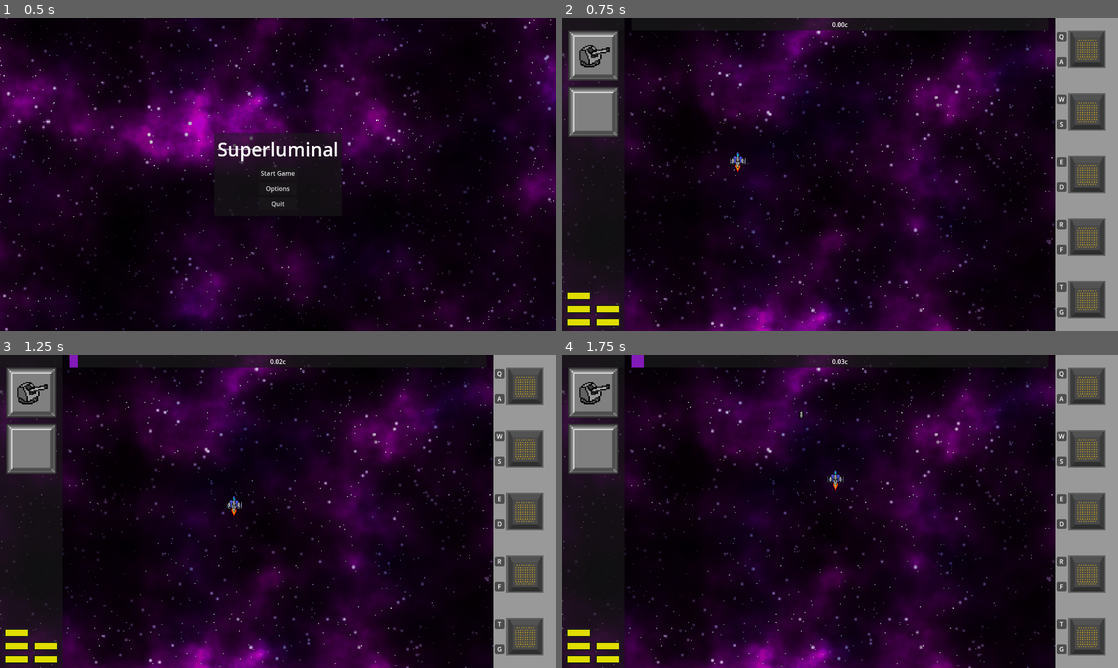
Above: before the commit, frames 1-4 (two rows, left to right).
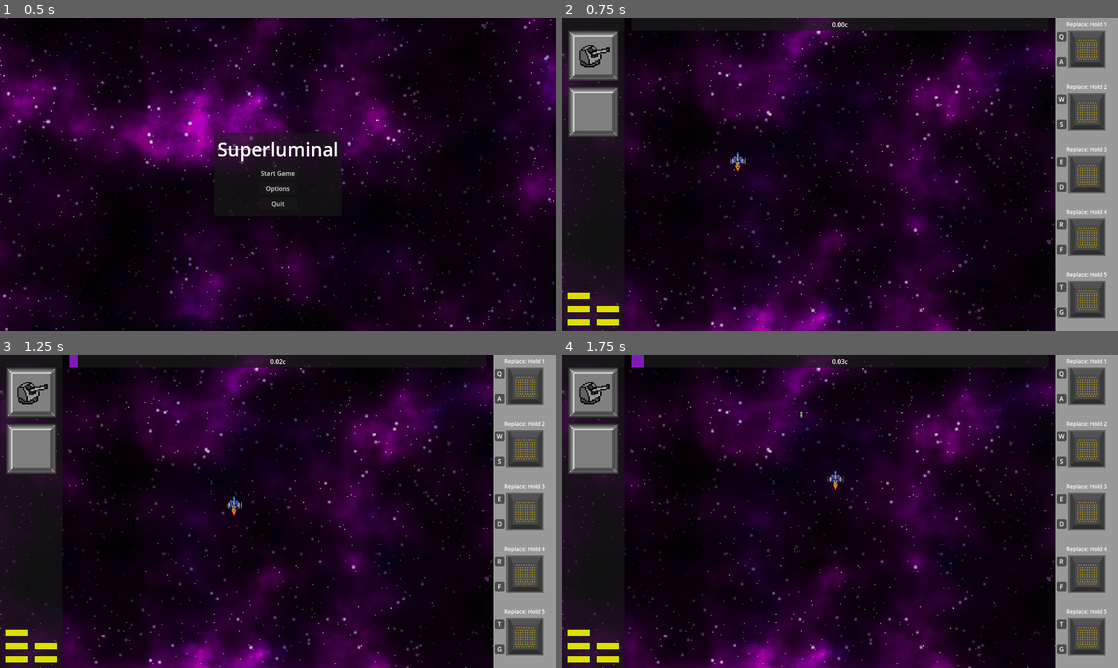
Above: after the commit, the same moments.

Repository: DigitsCodeCompendium/game.MJ198
Game: Godot game, scene res://scenes/title_screen/title_screen.tscn
Same seed, same stepped clock (60 frames per second), same inputs: the game is played once before the commit and once after it. The engine's default icon, where the game draws it, is replaced by a stand-in: a white triangle on a blue panel in a dark square.
Inputs (mouse positions are in pixels of both pictures, inside the frame that each line leads up to):
- Up to frame 1 (0.5 s): no input
- Up to frame 2 (0.75 s): click "Start Game" at 0.5 s
- Up to frame 3 (1.25 s): no input
- Up to frame 4 (1.75 s): click (1062, 373) at 1.27 s

Frame 1 is identical in both runs. In frame 2, 0.2% of the frame differs, in the area x 90-98%, y 1-84%; in frame 3, 0.2%; in frame 4, 0.2%.
Error in both runs: Invalid access to property or key 'volume_music' on a base object of type 'Dictionary'. (res://scenes/player_options.gd:22)

Commit message:
Discarding module progress is now shown on UI

Diff:
--- a/scenes/systems/modules/module_insertion_system.gd
+++ b/scenes/systems/modules/module_insertion_system.gd
@@ -85,10 +85,15 @@
 			_discard_progress[i] = _discard_progress[i] + delta if _discard_progress[i] != null else delta
 			if _discard_progress[i] > discard_time:
 				_replace_module(i)
+				UiEventBus.emit_signal("module_discard_progress", i, 0)
 				UiEventBus.emit_signal("module_pending_applied", i, _pending_module)
 				_reset_pending_module()
+			else:
+				UiEventBus.emit_signal("module_discard_progress", i, discard_progress[i] / discard_time)
 		else:
-			_discard_progress[i] = null
+			if _discard_progress[i] != null:
+				_discard_progress[i] = null
+				UiEventBus.emit_signal("module_discard_progress", i, 0)
 
 func _process_discard_pending(delta: float):
 	if _pending_module != null:
--- a/scenes/user_interface/module/module.gd
+++ b/scenes/user_interface/module/module.gd
@@ -29,14 +29,21 @@
 @onready var mod_background = get_node("%ModuleBackground")
 @onready var increase_power_label: Label = %IncreasePowerLabel
 @onready var decrease_power_label: Label = %DecreasePowerLabel
+@onready var discard_label = %DiscardLabel
+@onready var discard_progress_bar: ProgressBar = %DiscardProgressBar
 
+var _slot_index: int
 
 
 func set_slot(slot: int):
+	_slot_index = slot
 	var increase_power_binding = InputMap.action_get_events("power_up_module_%d" % (slot + 1))[0]
 	var decrease_power_binding = InputMap.action_get_events("power_down_module_%d" % (slot + 1))[0]
+	var discard_binding = InputMap.action_get_events("discard_module_%d" % (slot + 1))[0]
+	# Super hacky way to get a simplified binding, can't be bothered to figure out how do it properly
 	increase_power_label.text = increase_power_binding.as_text().substr(0, 1)
 	decrease_power_label.text = decrease_power_binding.as_text().substr(0, 1)
+	discard_label.text = "Replace: Hold %s" % discard_binding.as_text().substr(0, 1)
 
 func update_module(mod: ModuleSlot) -> void:
 	print("received module update")
@@ -88,3 +95,10 @@
 					pip.texture = empty_upgrade_tex
 				upgrade_container.add_child(pip)
 			upgrade_max_label.visible = false
+
+func update_discard_progress(progress: float):
+	if progress == null:
+		discard_progress_bar.visible = false
+	else:
+		discard_progress_bar.visible = true
+		discard_progress_bar.value = progress
--- a/scenes/user_interface/module/module.tscn
+++ b/scenes/user_interface/module/module.tscn
@@ -10,10 +10,23 @@
 [sub_resource type="SystemFont" id="SystemFont_i6xls"]
 subpixel_positioning = 0
 
+[sub_resource type="LabelSettings" id="LabelSettings_m75gb"]
+font_size = 14
+
 [sub_resource type="LabelSettings" id="LabelSettings_i6xls"]
 font_size = 12
 outline_size = 1
 outline_color = Color(0, 0, 0, 1)
+
+[sub_resource type="StyleBoxEmpty" id="StyleBoxEmpty_i6xls"]
+
+[sub_resource type="StyleBoxFlat" id="StyleBoxFlat_m75gb"]
+content_margin_left = 2.0
+content_margin_top = 2.0
+content_margin_right = 2.0
+content_margin_bottom = 2.0
+bg_color = Color(1, 0, 0, 0.4)
+corner_detail = 6
 
 [node name="Module" type="Control"]
 custom_minimum_size = Vector2(160, 160)
@@ -71,6 +84,18 @@
 unique_name_in_owner = true
 layout_mode = 2
 text = "A"
+
+[node name="DiscardLabel" type="Label" parent="."]
+unique_name_in_owner = true
+layout_mode = 1
+anchors_preset = 10
+anchor_right = 1.0
+offset_bottom = 32.0
+grow_horizontal = 2
+text = "Discard: Hold 1"
+label_settings = SubResource("LabelSettings_m75gb")
+horizontal_alignment = 1
+vertical_alignment = 1
 
 [node name="ModuleContainer" type="CenterContainer" parent="."]
 layout_mode = 1
@@ -164,3 +189,19 @@
 text = "MAX!"
 label_settings = SubResource("LabelSettings_i6xls")
 vertical_alignment = 2
+
+[node name="DiscardProgressBar" type="ProgressBar" parent="."]
+unique_name_in_owner = true
+visible = false
+z_index = 1
+layout_mode = 1
+anchors_preset = 15
+anchor_right = 1.0
+anchor_bottom = 1.0
+grow_horizontal = 2
+grow_vertical = 2
+theme_override_styles/background = SubResource("StyleBoxEmpty_i6xls")
+theme_override_styles/fill = SubResource("StyleBoxFlat_m75gb")
+max_value = 1.0
+value = 0.5
+show_percentage = false
--- a/scenes/user_interface/module/modules.gd
+++ b/scenes/user_interface/module/modules.gd
@@ -6,9 +6,14 @@
 
 # Called when the node enters the scene tree for the first time.
 func _ready() -> void:
-	UiEventBus.connect("module_updated",_on_module_updated)
+	UiEventBus.connect("module_updated", _on_module_updated)
+	UiEventBus.connect("module_discard_progress", _on_module_discard_progress)
+
 	for i in len(modules):
 		modules[i].set_slot(i)
 
 func _on_module_updated(slot:int, mod:ModuleSlot) -> void:
 	modules[slot].update_module(mod)
+
+func _on_module_discard_progress(slot: int, progress: float):
+	modules[slot].update_discard_progress(progress)
--- a/scenes/user_interface/ui_event_bus.gd
+++ b/scenes/user_interface/ui_event_bus.gd
@@ -7,6 +7,8 @@
 signal reactor_updated(power_system: PowerSystem)
 @warning_ignore("unused_signal")
 signal module_updated(slot: int, module: ModuleSlot)
+@warning_ignore("unused_signal")
+signal module_discard_progress(slot: int, progress)
 @warning_ignore("unused_signal")
 signal module_pending_added(module: BaseModule)
 @warning_ignore("unused_signal")
Not shown: 1 places in scenes/user_interface/module/module.tscn that only renumber resources
